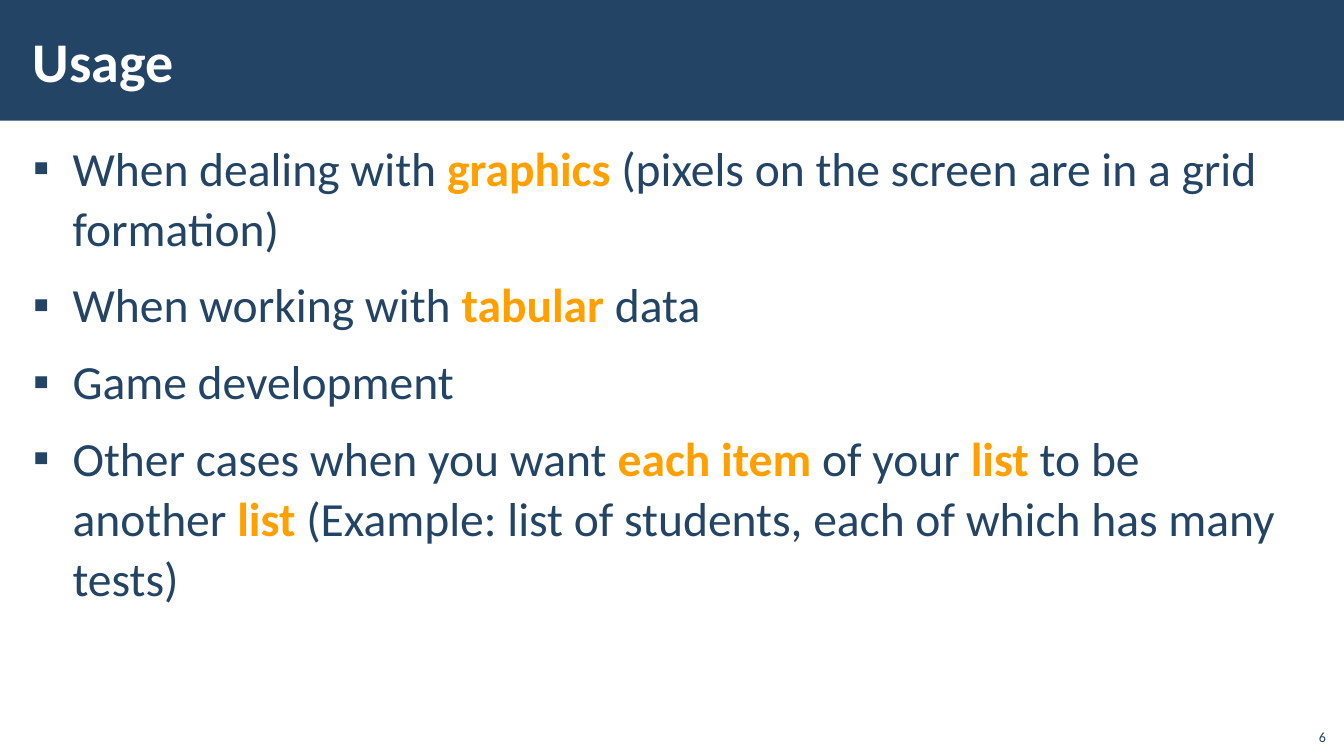
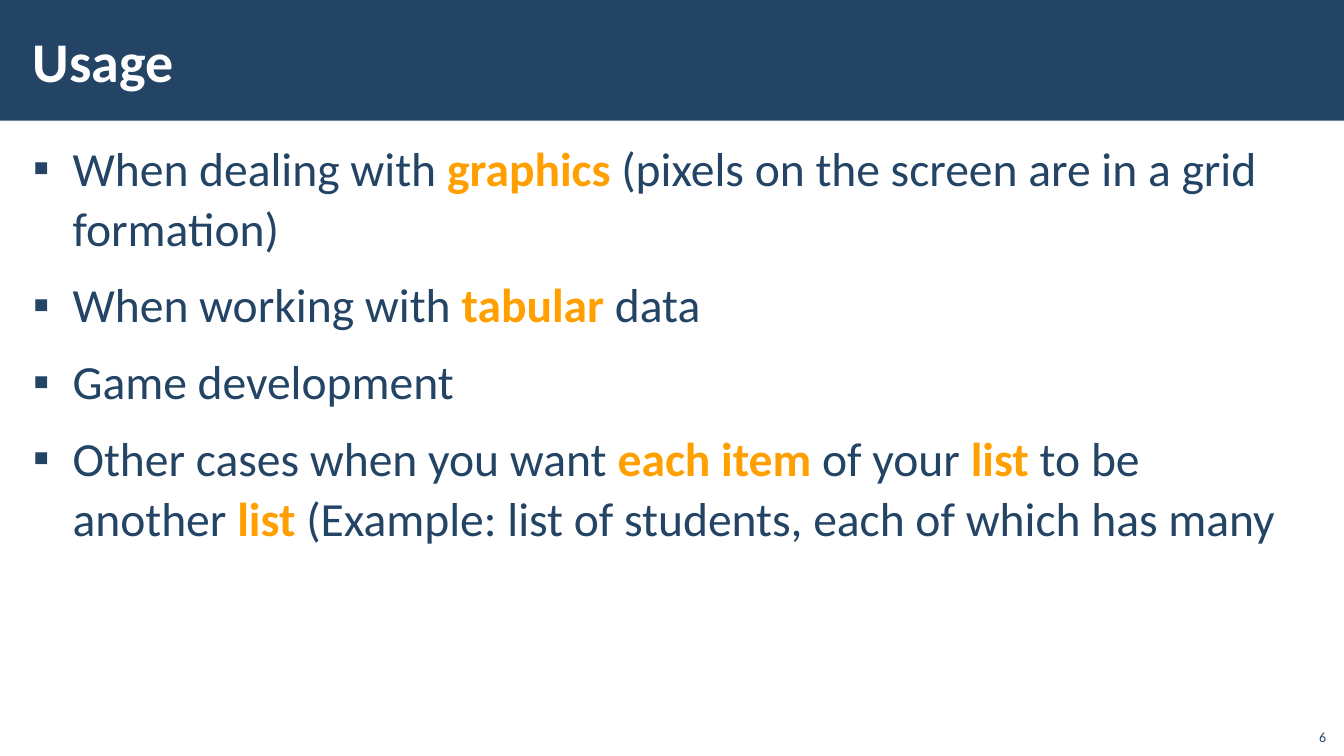
Before and after one commit to HristoRaykov/python_advanced_01.2020, a slide deck: slide 6 of 03.MultidimentinalLists/03-Multidimensional-Lists.pptx. Drawn at 1344x756 pixels with LibreOffice and Linux fonts; fonts in the diff are those of the drawing; background and template pictures are left out. Boxes give left, top, right and bottom in pixels: in the first picture for what was removed or moved away, otherwise in the second. Text is boxed around its words. In the diff, an @@ line names an element or a change of style, - is before the commit and + after.

```diff
--- a/03.MultidimentinalLists/03-Multidimensional-Lists.pptx
+++ b/03.MultidimentinalLists/03-Multidimensional-Lists.pptx
@@ text at box(73, 442, 1274, 544): text changed @@
-▪ Other cases when you want each item of your list to be
-  another list (Example: list of students, each of which has many
-  tests)
+▪ Other cases when you want each item of your list to be
+  another list (Example: list of students, each of which has many
```
Also in this commit, not shown: 24 other slides changed.
